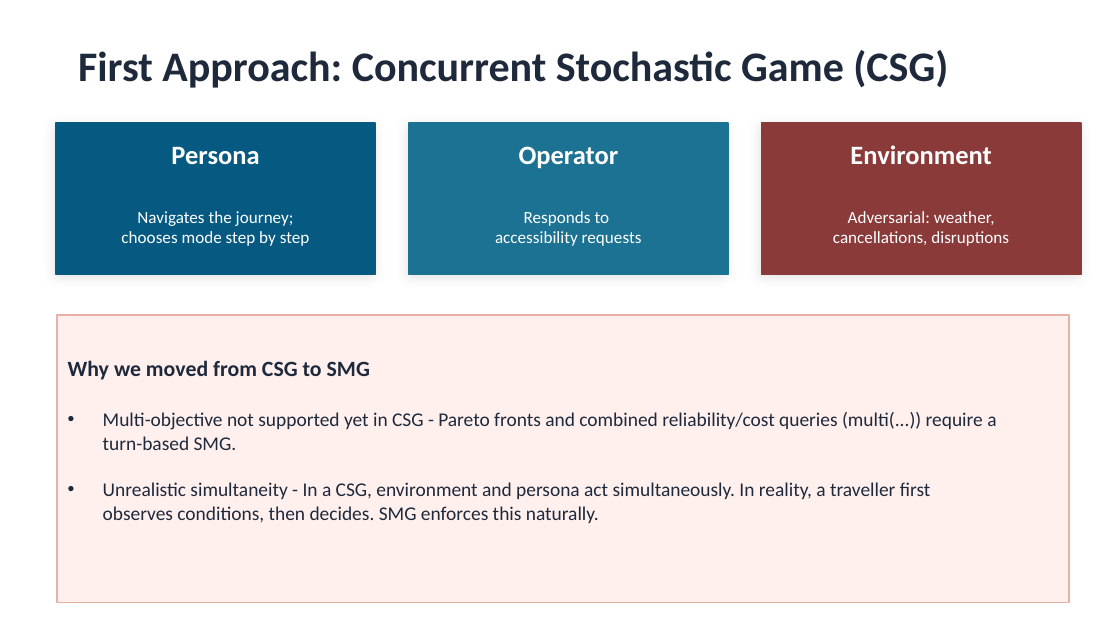
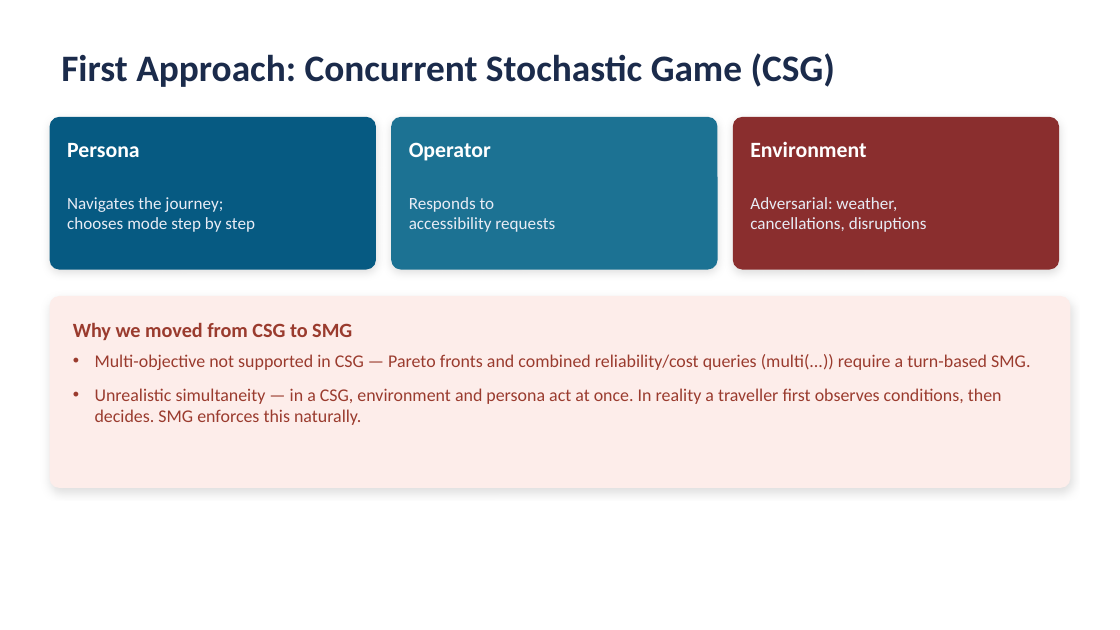
Before and after one commit to Hassan-Chamass/transport_personas_games, a slide deck: slide 5 of transport_smg_presentation.pptx (slide 4 before the commit). Drawn at 1120x630 pixels with LibreOffice and Linux fonts; fonts in the diff are those of the drawing. Boxes give left, top, right and bottom in pixels: in the first picture for what was removed or moved away, otherwise in the second. Text is boxed around its words. In the diff, an @@ line names an element or a change of style, - is before the commit and + after.

```diff
--- a/transport_smg_presentation.pptx
+++ b/transport_smg_presentation.pptx
@@ text "First Approach: Concurrent Stochastic Game ...": place and size @@
-text "First Approach: Concurrent Stochastic Game ..." at (78, 50, 948, 88)
+text "First Approach: Concurrent Stochastic Game ..." at (61, 53, 835, 87)
@@ text "First Approach: Concurrent Stochastic Game ..." at (61, 53, 835, 87): size 27 to 24 pt, text colour #1E293B to #1B2B4B @@
@@ rounded rectangle: place and size @@
-rounded rectangle at (56, 123, 375, 274)
+rounded rectangle at (50, 118, 375, 269)
@@ rounded rectangle at (50, 118, 375, 269): rectangle to rounded rectangle; shadow changed @@
@@ rounded rectangle at (392, 118, 717, 269): rectangle to rounded rectangle; shadow changed @@
@@ rounded rectangle: place and size @@
-rounded rectangle at (409, 123, 728, 274)
+rounded rectangle at (392, 118, 717, 269)
@@ rounded rectangle: place and size @@
-rounded rectangle at (762, 123, 1081, 274)
+rounded rectangle at (734, 118, 1058, 269)
@@ rounded rectangle at (734, 118, 1058, 269): rectangle to rounded rectangle; fill #8B3A3A to #8A2E2E; outline #8B3A3A 1 pt to #8A2E2E 1 pt; shadow changed @@
@@ text "Persona": place and size @@
-text "Persona" at (171, 147, 259, 165)
+text "Persona" at (67, 143, 140, 157)
@@ size 17 to 14 pt; alignment centre to left in 3 elements at (67, 143, 140, 157), (409, 142, 491, 161), (750, 142, 866, 157) @@
@@ text "Environment": place and size @@
-text "Environment" at (850, 145, 991, 164)
+text "Environment" at (750, 142, 866, 157)
@@ text "Navigates the journey;": place and size @@
-text "Navigates the journey;" at (121, 211, 310, 246)
+text "Navigates the journey;" at (67, 197, 255, 232)
@@ text "Responds to": place and size @@
-text "Responds to" at (495, 211, 642, 246)
+text "Responds to" at (409, 197, 555, 232)
@@ text colour #FFFFFF to #E8ECF5; alignment centre to left in 3 elements at (67, 197, 255, 232), (409, 197, 555, 232), (750, 197, 927, 232) @@
@@ text "Adversarial: weather,": place and size @@
-text "Adversarial: weather," at (833, 211, 1009, 246)
+text "Adversarial: weather," at (750, 197, 927, 232)
@@ rounded rectangle added at (50, 297, 1070, 487), fill #FDEDEA, outline #FDEDEA 1 pt @@
@@ rectangle removed at (57, 316, 1070, 603) @@
@@ text added at (73, 323, 352, 340), 13 pt, text #9A3B2E, bold @@
+Why we moved from CSG to SMG
@@ text "Multi-objective not supported in CSG ..." at (95, 354, 1030, 425): vertical alignment middle to top @@
@@ text at (95, 354, 1030, 425): text changed; size 12.5 to 11.5 pt; text colour #1E293B to #9A3B2E @@
-Why we moved from CSG to SMG
-• Multi-objective not supported yet in CSG - Pareto fronts and combined reliability/cost queries (multi(...)) require a turn-based SMG.
-• Unrealistic simultaneity - In a CSG, environment and persona act simultaneously. In reality, a traveller first observes conditions, then decides. SMG enforces this naturally.
+• Multi-objective not supported in CSG — Pareto fronts and combined reliability/cost queries (multi(...)) require a turn-based SMG.
+• Unrealistic simultaneity — in a CSG, environment and persona act at once. In reality a traveller first observes conditions, then decides. SMG enforces this naturally.
```
Also in this commit, not shown: 4 other slides changed, 8 slides added, 3 slides removed, 8 other files.
